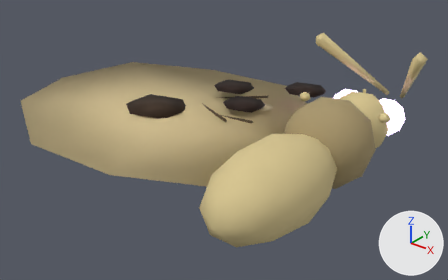
The glTF model assets-src/polilla/polilla_raw.glb as it was, and as the next commit left it.
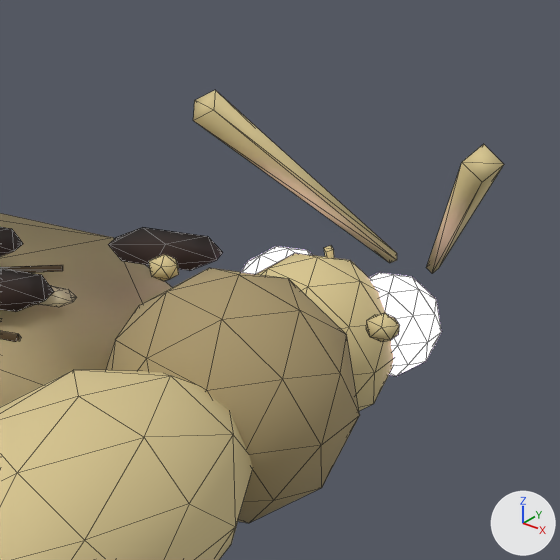
There are two pictures of each version: one whole from a 50 mm lens placed at (1.32, -1.57, 1.38), pointed at (-0.59, 0.82, -0.1), one close up on the part from 55% to 100% of the width and 0% to 72% of the height. The axes (+X, +Y, +Z) are drawn at lower right. The lights are the same throughout. The first two pictures are the older version. The close-ups show mesh edges as thin lines.

In view in the first close-up: 'Polilla', 'WingR'.
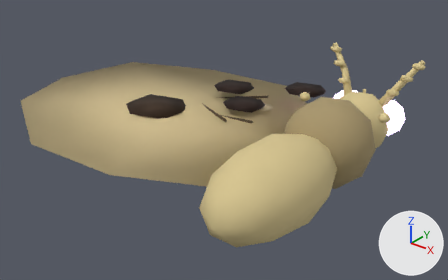
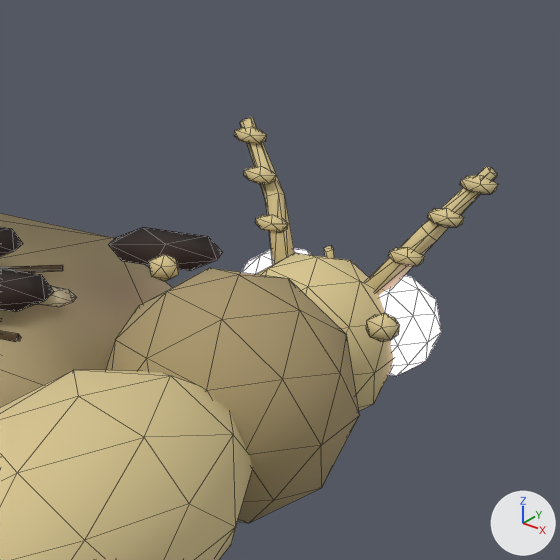
Location of each change, [x1, y1, x2, y2] in pixels of the close-ups (560 x 560 px):
'Polilla', reshaped: before [0, 90, 504, 560]; after [0, 117, 498, 560]
part 1 of me_polilla, added (beige): after [389, 247, 425, 266]
part 2 of me_polilla, added (beige): after [427, 208, 464, 227]
part 3 of me_polilla, added (beige): after [460, 175, 498, 194]
part 4 of me_polilla, added (beige): after [255, 215, 288, 232]
part 5 of me_polilla, added (beige): after [244, 166, 276, 184]
part 6 of me_polilla, added (beige): after [234, 127, 267, 144]
part 7 of me_polilla, added: after [366, 166, 498, 295]
part 8 of me_polilla, added (beige): after [240, 117, 295, 264]
part 9 of me_polilla, deleted (beige): before [193, 90, 504, 274]

What changed in the scene script:
```text
Change me_polilla:
    used by ob_polilla; location = (0.0, 0.0, 0.0)
    remove me_polilla.from_pydata(...)  # 282 vertices, 516 faces; spans x -0.31..0.31, y 0.0..1.66, z -0.21..0.46
    add me_polilla.from_pydata(...)  # 368 vertices, 664 faces; spans x -0.27..0.27, y 0.0..1.4, z -0.21..0.39
    me_polilla part 1: a new loose piece, an icosphere of 20 faces spanning x 0.105..0.174, y 1.257..1.297, z 0.193..0.229, in mat_body (beige #d8c690)
    me_polilla part 2: a new loose piece, an icosphere of 20 faces spanning x 0.156..0.225, y 1.29..1.33, z 0.271..0.307, in mat_body (beige #d8c690)
    me_polilla part 3: a new loose piece, an icosphere of 20 faces spanning x 0.198..0.268, y 1.317..1.358, z 0.336..0.372, in mat_body (beige #d8c690)
    me_polilla part 4: a new loose piece, an icosphere of 20 faces spanning x -0.174..-0.105, y 1.257..1.297, z 0.193..0.229, in mat_body (beige #d8c690)
    me_polilla part 5: a new loose piece, an icosphere of 20 faces spanning x -0.225..-0.156, y 1.29..1.33, z 0.271..0.307, in mat_body (beige #d8c690)
    me_polilla part 6: a new loose piece, an icosphere of 20 faces spanning x -0.268..-0.198, y 1.317..1.358, z 0.336..0.372, in mat_body (beige #d8c690)
    me_polilla part 7: a new loose piece of 15 vertices spanning x 0.06..0.26, y 1.22..1.36, z 0.11..0.39, in mat_body (beige #d8c690)
    me_polilla part 8: a new loose piece of 15 vertices spanning x -0.26..-0.06, y 1.22..1.36, z 0.11..0.39, in mat_body (beige #d8c690)
    me_polilla part 9
    16 vertices are removed from x -0.31..0.31, y 1.21..1.66, z 0.04..0.46
    24 faces are deleted
```
